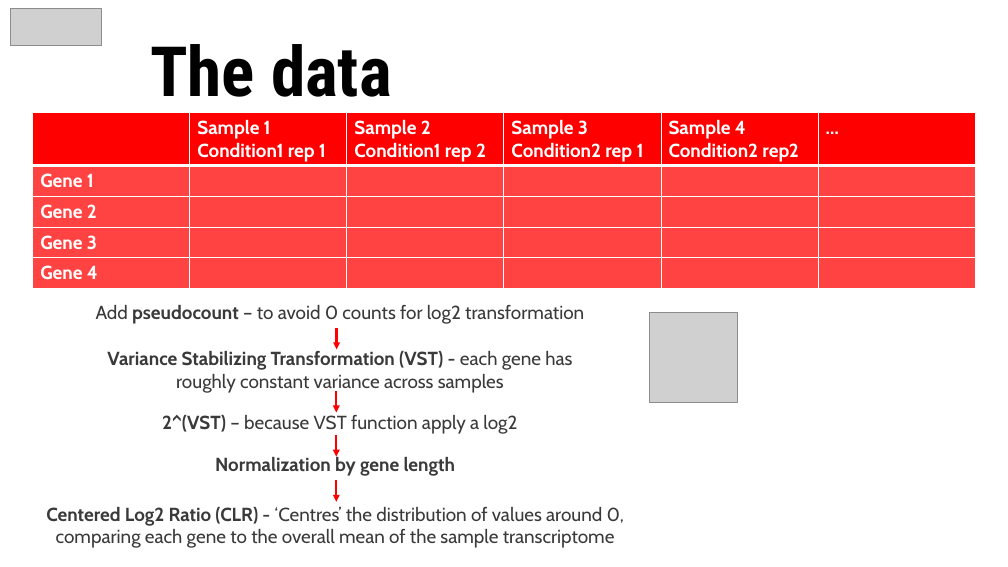
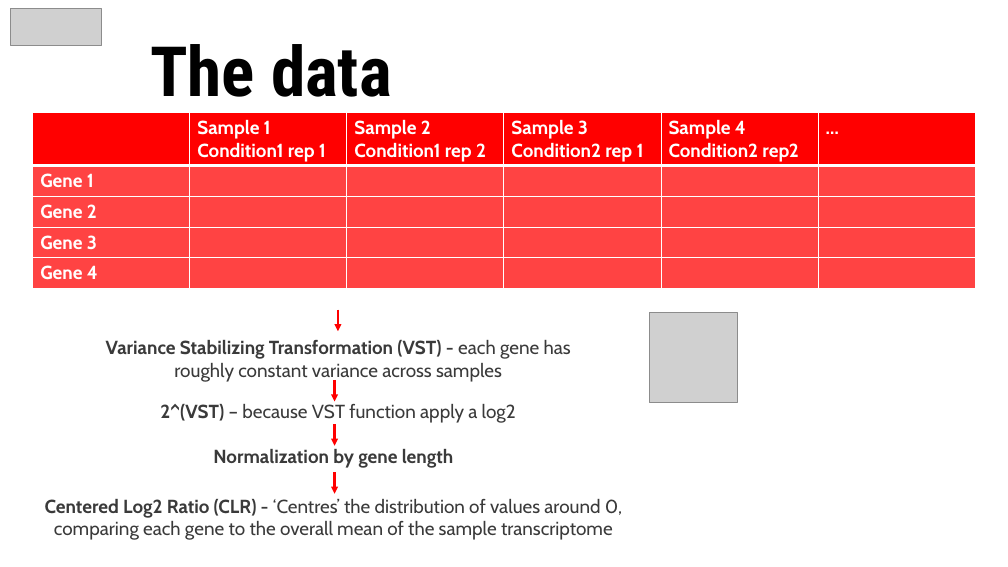
Before and after one commit to Mathilde-Roulleau/project-defense-regulation, a slide deck: slide 9 of final_presentation.pptx. Drawn at 1008x567 pixels with LibreOffice and Linux fonts; fonts in the diff are those of the drawing; grey boxes stand for pictures. Boxes give left, top, right and bottom in pixels: in the first picture for what was removed or moved away, otherwise in the second. Text is boxed around its words. In the diff, an @@ line names an element or a change of style, - is before the commit and + after.

```diff
--- a/final_presentation.pptx
+++ b/final_presentation.pptx
@@ text removed at bbox=[96, 305, 584, 324] @@
-Add pseudocount – to avoid 0 counts for log2 transformation
@@ arrow moved from (337, 328) - (337, 349) to (338, 310) - (338, 331) @@
@@ 3 arrows: place and size @@
-3 arrows at bbox=[337, 391, 337, 502]
+3 arrows at bbox=[335, 380, 335, 494]
@@ 3 texts: place and size @@
-3 texts at bbox=[46, 351, 624, 548]
+3 texts at bbox=[45, 340, 622, 540]
@@ text "Normalization by gene length": place and size @@
-text "Normalization by gene length" at bbox=[215, 456, 455, 476]
+text "Normalization by gene length" at bbox=[213, 449, 453, 468]
```
Also in this commit, not shown: 15 other slides changed, 2 slides added, 1 slide removed, 35 other files.
